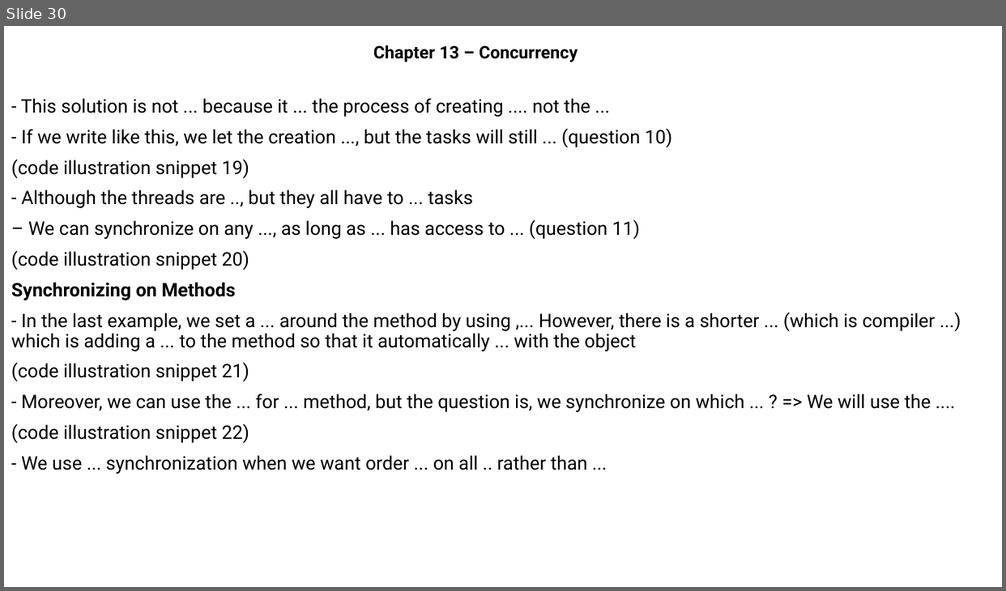
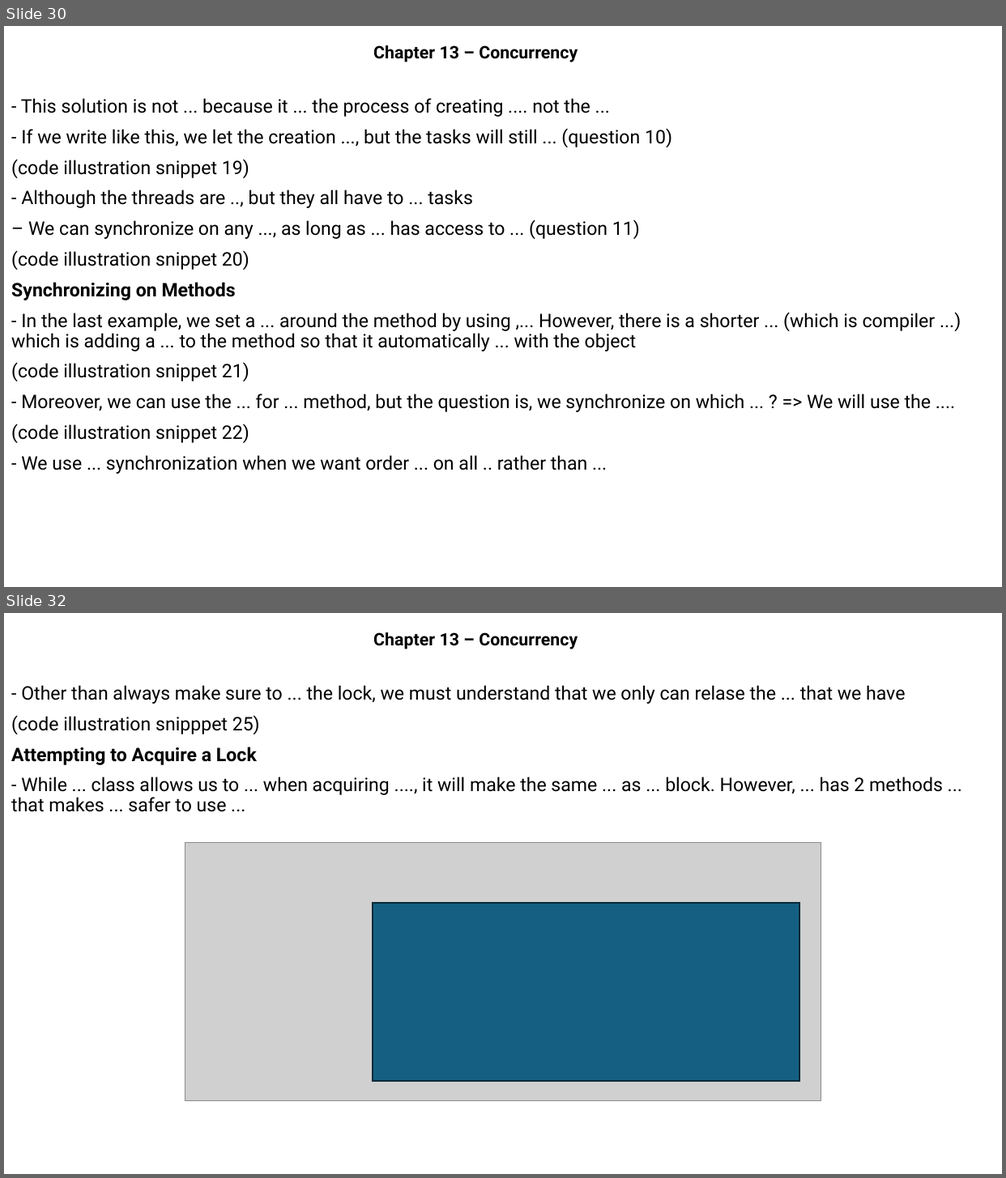
Before and after one commit to MaiDinhVinh/CS-Java, a slide deck: OCP17/Chapter 13 - Concurrency.pptx. Shown one above the other, each under a label of ours: slide 30 before the commit, slides 30 and 32 after it; the slides between them are not shown. The pictures are 1006x591 and 1006x1178 pixels, drawn with LibreOffice and Linux fonts; fonts in the diff are those of the drawing; grey boxes stand for pictures. Boxes give left, top, right and bottom in pixels: in the first picture for what was removed or moved away, otherwise in the second. Text is boxed around its words. In the diff, an @@ line names an element or a change of style, - is before the commit and + after.

```diff
--- a/OCP17/Chapter 13 - Concurrency.pptx
+++ b/OCP17/Chapter 13 - Concurrency.pptx
@@ slide 32 added at [4, 613, 1002, 1174], background #FFFFFF @@
@@ subtitle added at [373, 632, 577, 649], 16.6 pt, text #000000, bold @@
+Chapter 13 – Concurrency
@@ text added at [11, 685, 943, 812], 18 pt, text #000000 @@
+- Other than always make sure to ... the lock, we must understand that we only can relase the ... that we have
+(code illustration snipppet 25)
+Attempting to Acquire a Lock
+- While ... class allows us to ... when acquiring ...., it will make the same ... as ... block. However, ... has 2 methods ... that makes ... safer to use ...
@@ picture added at [185, 843, 821, 1101] @@
@@ rectangle added at [373, 903, 799, 1082], fill #156082, outline #092A39 1.5 pt @@
```
Also in this commit, not shown: 20 other slides added.
